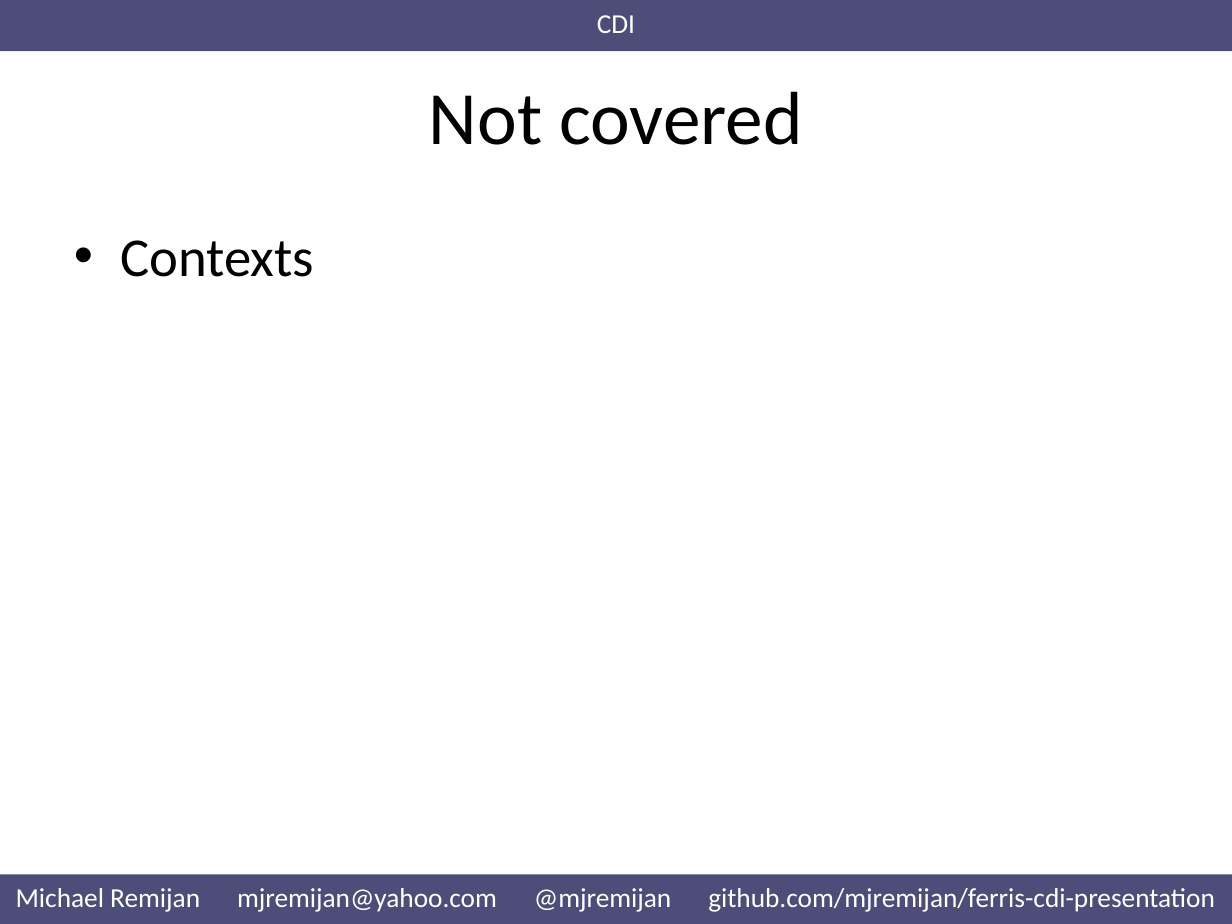
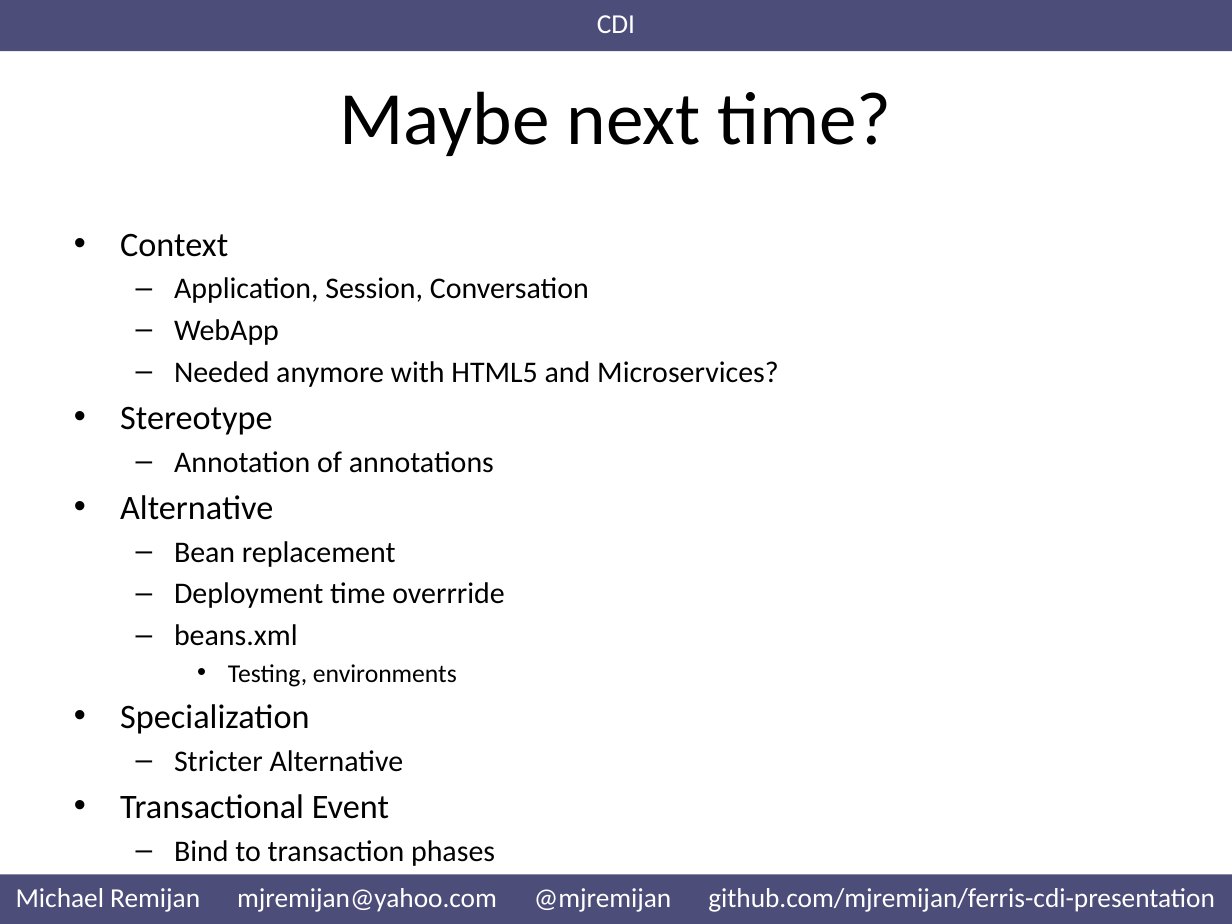
Before and after one commit to mjremijan/ferris-cdi-presentation, a slide deck: slide 11 of Presentation.pptx (slide 10 before the commit). Drawn at 1232x924 pixels with LibreOffice and Linux fonts; fonts in the diff are those of the drawing. Boxes give left, top, right and bottom in pixels: in the first picture for what was removed or moved away, otherwise in the second. Text is boxed around its words. In the diff, an @@ line names an element or a change of style, - is before the commit and + after.

Commit message:
Split up resources Think I got all topics to cover listed. Added to list of topics not covered

```diff
--- a/Presentation.pptx
+++ b/Presentation.pptx
@@ title at [339, 91, 891, 156]: text changed @@
-Not covered
+Maybe next time?
@@ text at [120, 233, 779, 866]: text changed; size 32 to 17.5 pt @@
-• Contexts
+• Context
+  – Application, Session, Conversation
+  – WebApp
+  – Needed anymore with HTML5 and Microservices?
+• Stereotype
+  – Annotation of annotations
+• Alternative
+  – Bean replacement
+  – Deployment time overrride
+  – beans.xml
+    • Testing, environments
+• Specialization
+  – Stricter Alternative
+• Transactional Event
+  – Bind to transaction phases
```
Also in this commit, not shown: 4 other slides changed, 2 slides added.
